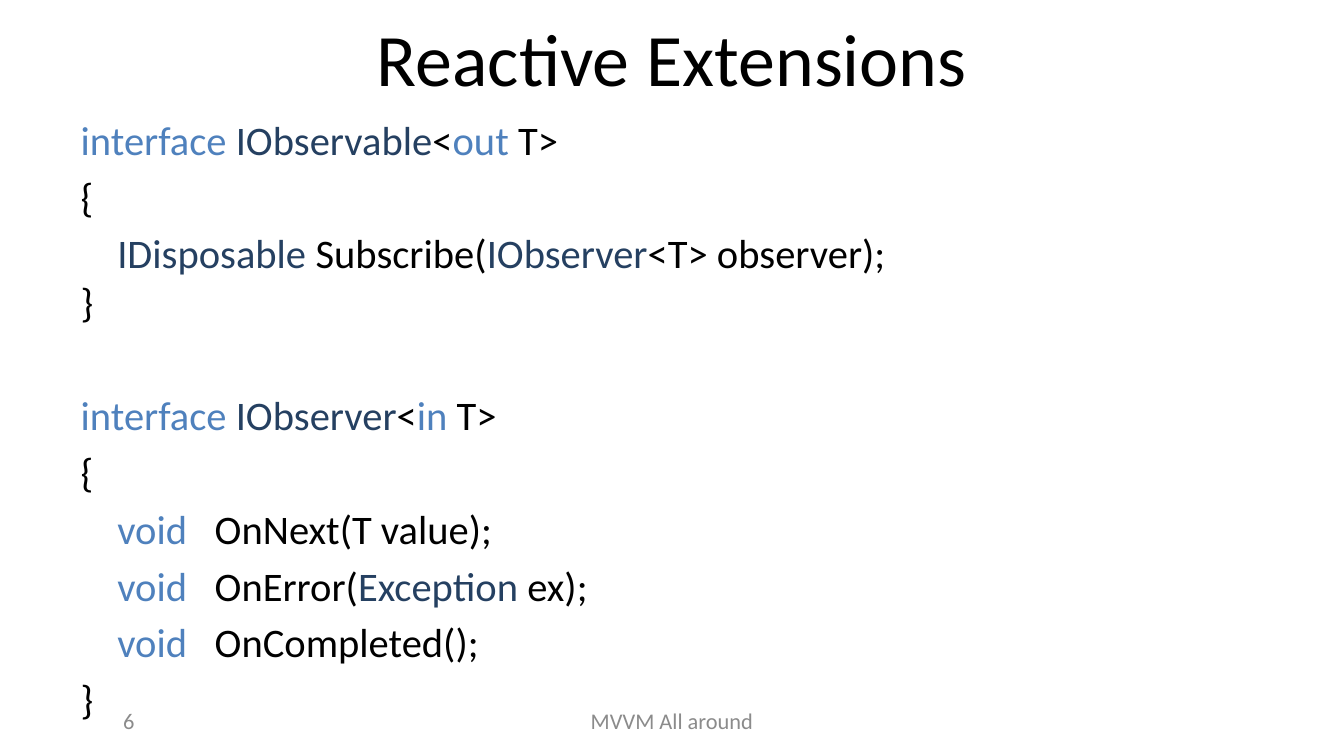
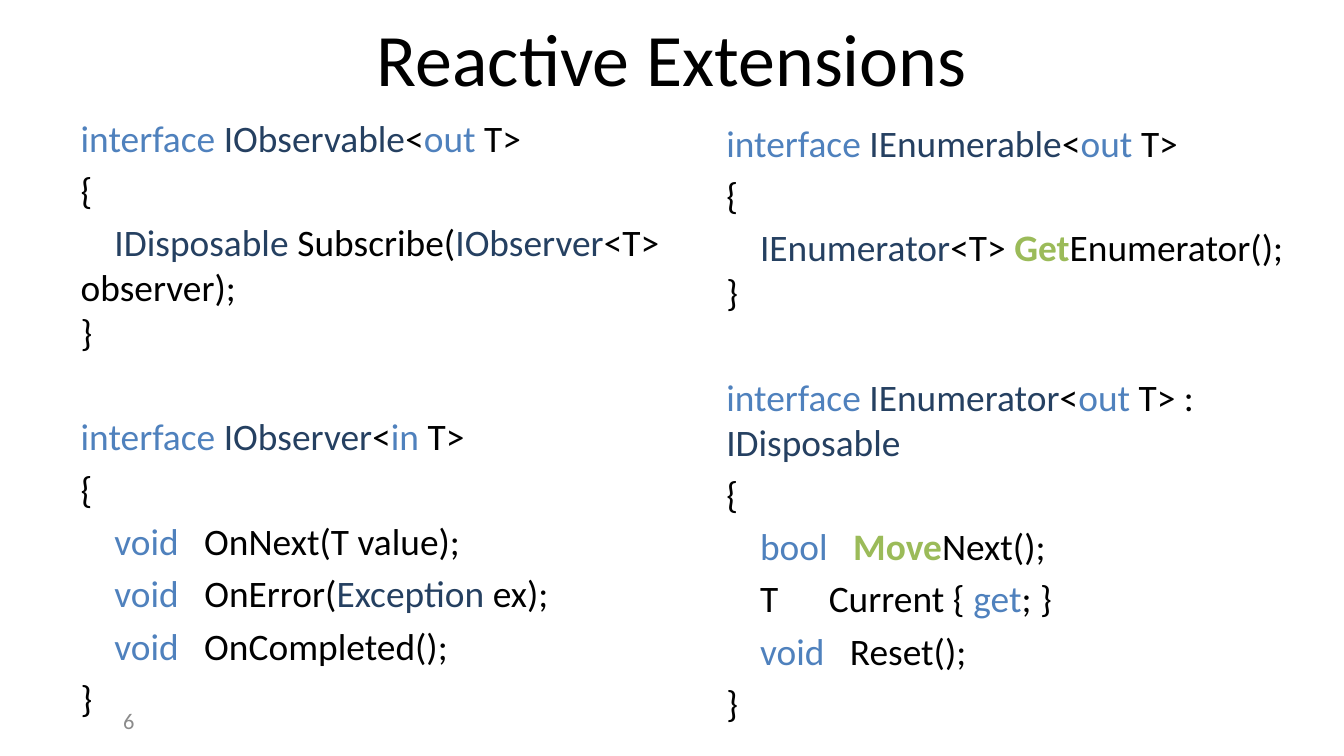
Before and after one commit to arielbh/ReactiveUI-Intro, a slide deck: slide 6 of ReactiveUI.pptx. Drawn at 1344x756 pixels with LibreOffice and Linux fonts; fonts in the diff are those of the drawing; background and template pictures are left out. Boxes give left, top, right and bottom in pixels: in the first picture for what was removed or moved away, otherwise in the second. Text is boxed around its words. In the diff, an @@ line names an element or a change of style, - is before the commit and + after.

```diff
--- a/ReactiveUI.pptx
+++ b/ReactiveUI.pptx
@@ text "interface IObservable<out T>" at [81, 126, 659, 666]: size 21.7 to 20 pt @@
@@ text added at [726, 131, 1283, 670], 20 pt, text #000000 @@
+interface IEnumerable<out T>
+{
+IEnumerator<T> GetEnumerator();
+}
+interface IEnumerator<out T> : IDisposable
+{
+bool MoveNext();
+T Current { get; }
+void Reset();
+}
@@ text removed at [591, 713, 753, 729] @@
-MVVM All around
```
Also in this commit, not shown: 5 other slides changed, 1 slide added, 1 other file.
